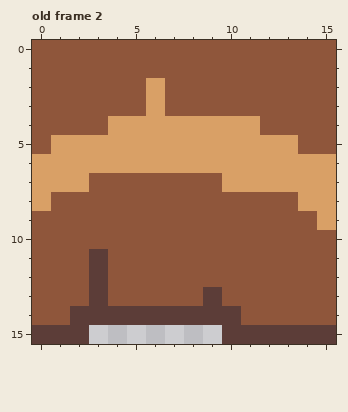
One commit to this pixel-art file: Assets/Texures/Ground/ASE/RockWall001.ase. The picture above is the old version.
16x16 pixels, 2 frames. Shown: old frame 2. The commit also changed other frames, which this record leaves out.
The same view after the edit:
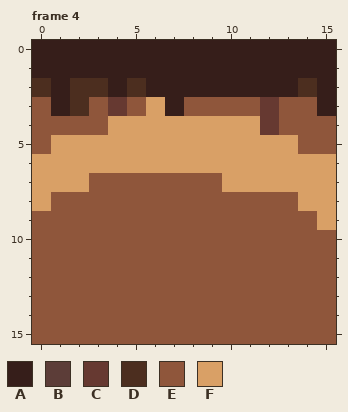
Palette (. is transparent): A #361e1a  B #5c3d38  C #663931  D #4c2e1f  E #8f563b  F #d9a066
A new or re-ordered frame is compared with the old frame closest to it.
From old to new:
frames 2 -> 4
Frame 4 is new; against old frame 2, layers "Layer 2", "Layer 1":
The edit turns colour E into colour A in rows 0 to 1 at x 0 to 15; in row 2 at x 1, 4, 7 to 13 and 15; in row 3 at x 1, 7 and 15.
The edit turns colour F into colour A in row 2 at x 6.
The edit turns colour E into colour C in row 3 at x 4 and 12; in row 4 at x 12.
The edit turns colour E into colour D in row 2 at x 0, 2 to 3, 5 and 14; in row 3 at x 2.
There is now colour E in row 15 at x 3 to 9.
The edit turns colour B into colour E in rows 11 to 12 at x 3; in row 13 at x 3 and 9; in row 14 at x 2 to 10; in row 15 at x 0 to 2 and 10 to 15.
Pixel boxes of the changes (left, top, right, bottom) in both pictures:
changed: (32, 40, 336, 135)
changed: (32, 249, 336, 344)
